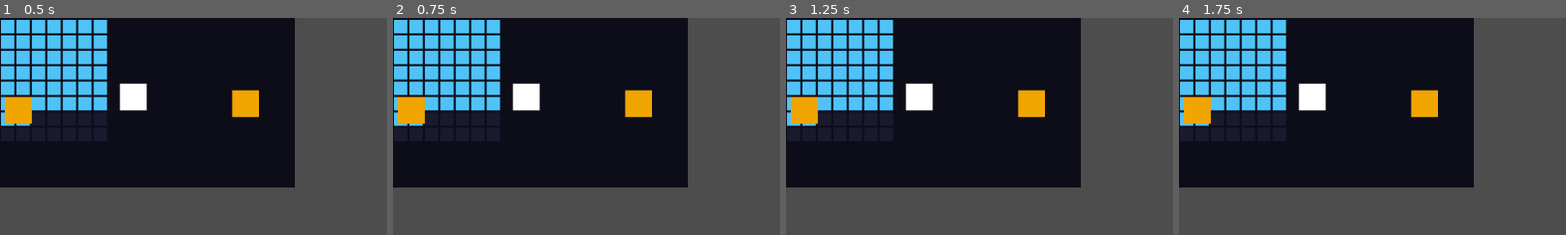
Above: before the commit, frames 1-4 (left to right).
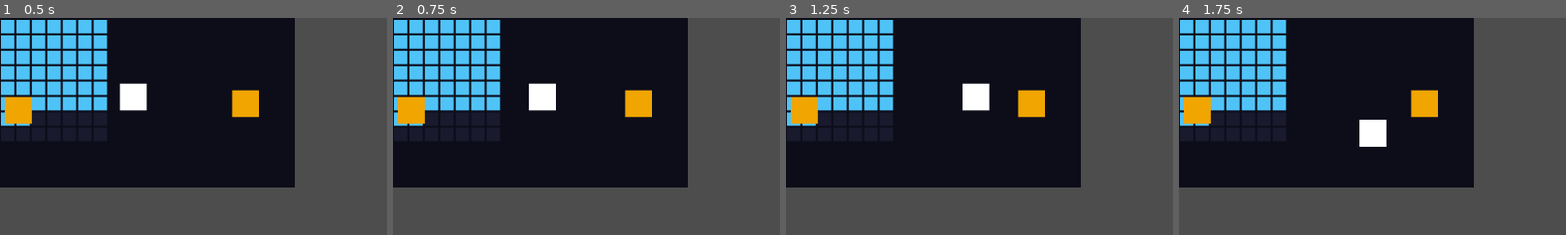
Above: after the commit, the same moments.

Repository: cynessa-dev/null
Game: Godot game, scene res://scenes/Main.tscn
Two runs of this game, one before a commit and one after it. Both use one fixed random seed, a clock stepped at 60 frames per second and the inputs below.
Inputs:
- Up to frame 1 (0.5 s): no input
- Up to frame 2 (0.75 s): tap Enter at 0.5 s; hold Right (ui_right) from 0.53 s (still down); tap E (interact) at 0.6 s
- Up to frame 3 (1.25 s): keep holding Right (ui_right)
- Up to frame 4 (1.75 s): release Right (ui_right) at 1.28 s; hold Down (ui_down) from 1.28 s (still down); tap E (interact) at 1.35 s
The pictures show only the part of the screen within x 4-54%, y 3-53%; the shares and areas given below are measured in that part.

Frame 1 is identical in both runs. In frame 2, 1.1% of the frame differs, in the area x 30-43%, y 29-43%; in frame 3, 1.8%, in the area x 30-53%, y 29-43%; in frame 4, 1.8%.

Commit message:
✨ feat: add player script to it's scene for functionality

Diff:
--- a/scenes/Player.tscn
+++ b/scenes/Player.tscn
@@ -1,8 +1,11 @@
 [gd_scene format=3 uid="uid://cjb7g1ab5jg5l"]
+
+[ext_resource type="Script" uid="uid://besdvn2wemr2t" path="res://scripts/Player.gd" id="1_p0vlq"]
 
 [sub_resource type="RectangleShape2D" id="RectangleShape2D_5q5h1"]
 
 [node name="Player" type="CharacterBody2D" unique_id=32218974]
+script = ExtResource("1_p0vlq")
 
 [node name="Collider" type="CollisionShape2D" parent="." unique_id=203400123]
 scale = Vector2(8, 8)
